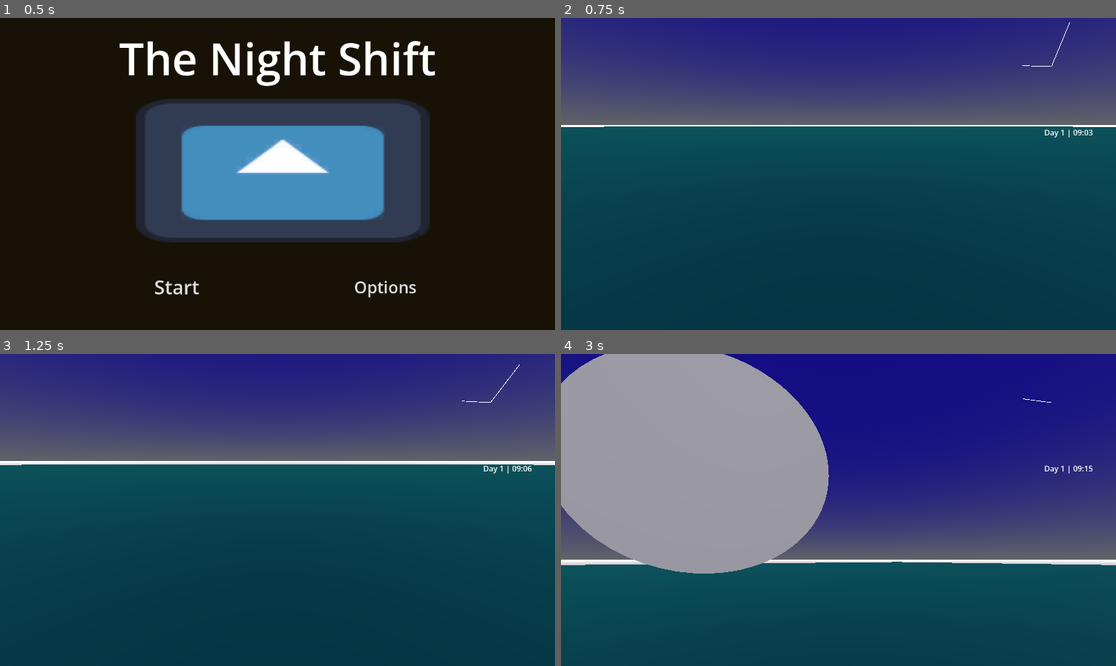
Above: before the commit, frames 1-4 (two rows, left to right).
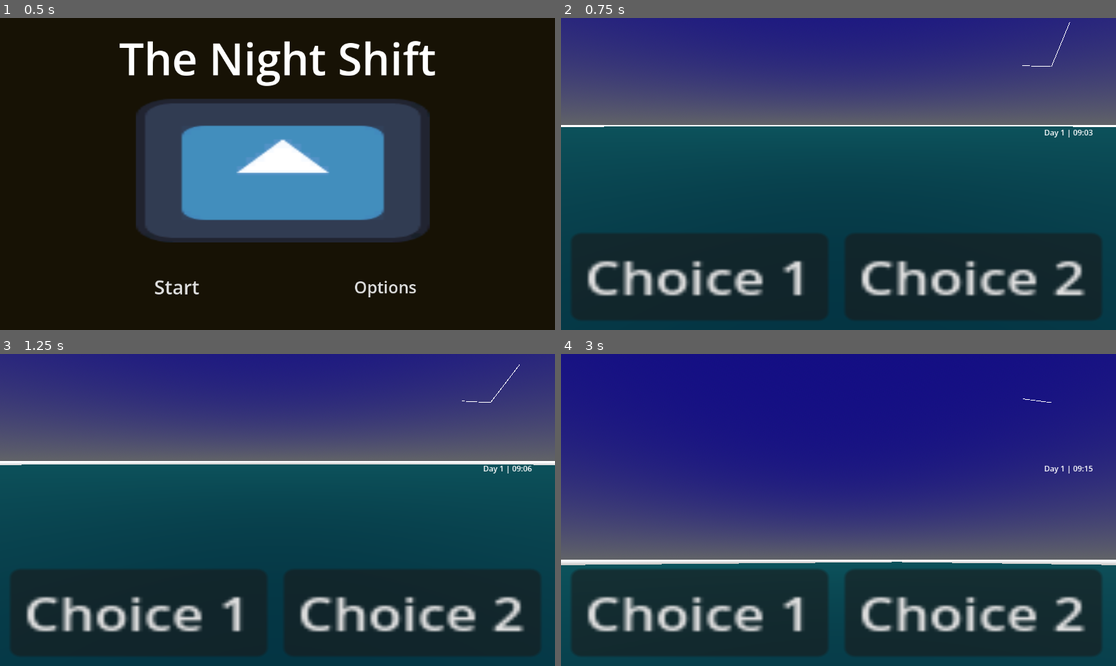
Above: after the commit, the same moments.

Repository: WasdMash/MaskJam
Game: Godot game, scene res://Scenes/menu.tscn
Same seed, same stepped clock (60 frames per second), same inputs: the game is played once before the commit and once after it. The engine's default icon, where the game draws it, is replaced by a stand-in: a white triangle on a blue panel in a dark square.
Inputs (mouse positions are in pixels of both pictures, inside the frame that each line leads up to):
- Up to frame 1 (0.5 s): no input
- Up to frame 2 (0.75 s): click "Start" at 0.5 s
- Up to frame 3 (1.25 s): no input
- Up to frame 4 (3 s): click (699, 612) at 1.25 s, where only the run after the commit has a clickable "Choice 1"; click (971, 612) at 2 s, where only the run after the commit has a clickable "Choice 2"; move the mouse to (866, 510) at 2.77 s; hold W (move_up) from 2.78 s (still down)

Frame 1 is identical in both runs. In frame 2, 24% of the frame differs, in the area x 2-98%, y 69-97%; in frame 3, 24%; in frame 4, 53%, in the area x 0-98%, y 0-97%.

Commit message:
Sync for team

Diff:
--- a/body-horror/Scenes/MainScene.tscn
+++ b/body-horror/Scenes/MainScene.tscn
@@ -1,7 +1,9 @@
 [gd_scene format=3 uid="uid://b8meli5ej00ps"]
 
 [ext_resource type="PackedScene" uid="uid://cslq1wavt36nc" path="res://Scenes/player.tscn" id="1_3mqji"]
+[ext_resource type="Script" uid="uid://kdgjqymkf3vk" path="res://Scripts/GameManager.gd" id="1_7rqgy"]
 [ext_resource type="PackedScene" uid="uid://cd4ac25cqkfmi" path="res://Scenes/clock_face.tscn" id="2_tr2i4"]
+[ext_resource type="PackedScene" uid="uid://cgjtlspjihm6k" path="res://Scenes/choice_control.tscn" id="3_nhkr4"]
 
 [sub_resource type="BoxShape3D" id="BoxShape3D_3mqji"]
 
@@ -26,7 +28,9 @@
 sky = SubResource("Sky_3mqji")
 ambient_light_color = Color(0.26179984, 0.78737307, 0.89714074, 1)
 
-[node name="Node3D" type="Node3D" unique_id=749767476]
+[node name="GameManager" type="Node3D" unique_id=749767476 node_paths=PackedStringArray("choiceControl")]
+script = ExtResource("1_7rqgy")
+choiceControl = NodePath("ChoiceControl")
 
 [node name="CharacterBody3D" parent="." unique_id=1254661000 instance=ExtResource("1_3mqji")]
 transform = Transform3D(1, 0, 0, 0, 1, 0, 0, 0, 1, 0, 0.6, 2.4313936)
@@ -47,3 +51,5 @@
 environment = SubResource("Environment_x4av3")
 
 [node name="ClockFace" parent="." unique_id=327393787 instance=ExtResource("2_tr2i4")]
+
+[node name="ChoiceControl" parent="." unique_id=1583314486 instance=ExtResource("3_nhkr4")]
--- /dev/null
+++ b/body-horror/Scenes/choice_control.tscn
@@ -0,0 +1,27 @@
+[gd_scene format=3 uid="uid://cgjtlspjihm6k"]
+
+[node name="ChoiceControl" type="Control" unique_id=1583314486]
+layout_mode = 3
+anchors_preset = 15
+anchor_right = 1.0
+anchor_bottom = 1.0
+grow_horizontal = 2
+grow_vertical = 2
+
+[node name="Choice1" type="Button" parent="." unique_id=747914217]
+layout_mode = 0
+offset_left = 20.999998
+offset_top = 447.00003
+offset_right = 95.0
+offset_bottom = 478.00003
+scale = Vector2(7.2146034, 5.84331)
+text = "Choice 1"
+
+[node name="Choice2" type="Button" parent="." unique_id=1530276735]
+layout_mode = 0
+offset_left = 589.0
+offset_top = 447.00003
+offset_right = 663.0
+offset_bottom = 478.00003
+scale = Vector2(7.2146034, 5.84331)
+text = "Choice 2"
--- a/body-horror/Scenes/game_manager.tscn
+++ /dev/null
@@ -1,12 +0,0 @@
-[gd_scene format=3 uid="uid://cbqderujjjke5"]
-
-[ext_resource type="Script" uid="uid://kdgjqymkf3vk" path="res://Scripts/GameManager.gd" id="1_oj352"]
-
-[node name="GameManager" type="Control" unique_id=371812953]
-layout_mode = 3
-anchors_preset = 15
-anchor_right = 1.0
-anchor_bottom = 1.0
-grow_horizontal = 2
-grow_vertical = 2
-script = ExtResource("1_oj352")
--- a/body-horror/Scenes/player.tscn
+++ b/body-horror/Scenes/player.tscn
@@ -10,8 +10,6 @@
 [sub_resource type="BoxMesh" id="BoxMesh_sh265"]
 material = SubResource("StandardMaterial3D_4flbx")
 
-[sub_resource type="CylinderMesh" id="CylinderMesh_onrkg"]
-
 [sub_resource type="BoxShape3D" id="BoxShape3D_4flbx"]
 
 [node name="Player" type="CharacterBody3D" unique_id=1254661000]
@@ -19,10 +17,6 @@
 
 [node name="MeshInstance3D" type="MeshInstance3D" parent="." unique_id=1592506674]
 mesh = SubResource("BoxMesh_sh265")
-
-[node name="face" type="MeshInstance3D" parent="MeshInstance3D" unique_id=486763259]
-transform = Transform3D(0.665, 0, 0, 0, -2.1855694e-10, 0.665, 0, -0.005, -2.9068074e-08, 0, 0.2983809, -0.509931)
-mesh = SubResource("CylinderMesh_onrkg")
 
 [node name="CollisionShape3D" type="CollisionShape3D" parent="." unique_id=1219749135]
 shape = SubResource("BoxShape3D_4flbx")
--- a/body-horror/Scripts/GameManager.gd
+++ b/body-horror/Scripts/GameManager.gd
@@ -7,6 +7,7 @@
 @export var insanities := [0,0,0,0,0]
 #The following variables should increase either by each ask done or linearly#
 	#If linearly, this should force the player to either make choices or annoy co-workers by doing nothing
+@export var choiceControl : Control
 
 @export_group("Office Clock")
 @export var time_speed: float = 5.0 # Higher = faster work day
--- a/body-horror/project.godot
+++ b/body-horror/project.godot
@@ -18,8 +18,7 @@
 [autoload]
 
 SoundManager="*uid://coa7q00l1r7ju"
-GameManager="*uid://cbqderujjjke5"
-Dialogic="*uid://ds2q0uclmolvu"
+GameManager="*uid://kdgjqymkf3vk"
 
 [dialogic]
 
Not shown, changed: MaskJamIdeas/.obsidian/workspace.json
Not shown, changed: MaskJamIdeas/Bugs.md
